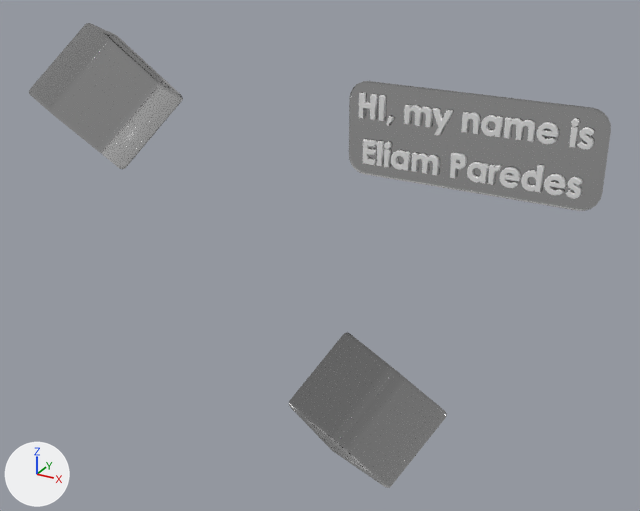
Before and after pictures for a commit that changed the glTF model resources/objs/home/obj.glb.
One viewpoint serves both versions: a 50 mm lens placed at (7.8, -22.59, 6.94), pointed at (-1.54, -5.61, -1.56). The lights are fixed; the arrows at lower left show +X, +Y and +Z. The picture after the commit comes second. Where no turn or scale is listed for an object, it has been applied to the vertices.

The scene before the commit, as lines of its bpy script (objects in view):
```python
mat_glass = principled_material('Glass')
mat_glass.base_color = (0.8, 0.8, 0.8)  # white #e7e7e7
mat_glass.roughness = 0.132
mat_glass.ior = 1.11
mat_glass.transmission_weight = 1.0
mat_material = principled_material('Material')
mat_material.base_color = (0.8, 0.8, 0.8)  # white #e7e7e7
mat_material.roughness = 1.0
me_cube = bpy.data.meshes.new('Cube')
me_cube.from_pydata(...)  # 96 vertices, 188 faces; spans x -1.54..1.54, y -1.65..1.65, z -1.38..1.38
me_cube.materials.append(mat_glass)  # white #e7e7e7
me_cube_001 = bpy.data.meshes.new('Cube.001')
me_cube_001.from_pydata(...)  # 192 vertices, 380 faces; spans x -3.69..3.69, y -0.1..0.1, z -1.45..1.31
me_cube_001.materials.append(mat_glass)  # white #e7e7e7
me_cube_002 = bpy.data.meshes.new('Cube.002')
me_cube_002.from_pydata(...)  # 96 vertices, 188 faces; spans x -1.54..1.54, y -1.65..1.65, z -1.38..1.38
me_cube_002.materials.append(mat_glass)  # white #e7e7e7
me_text = bpy.data.meshes.new('Text')
me_text.from_pydata(...)  # 38052 vertices, 76036 faces; spans x -3.31..3.35, y -0.11..0.11, z -1.07..1.03
me_text.materials.append(mat_material)  # white #e7e7e7
ob_cube = bpy.data.objects.new('Cube', me_cube)
ob_cube.location = (-5.04, -8.6, 2.53)
ob_cube_001 = bpy.data.objects.new('Cube.001', me_cube_001)
ob_cube_001.location = (0.0, 0.14, 0.0)
ob_cube_002 = bpy.data.objects.new('Cube.002', me_cube_002)
ob_cube_002.location = (1.07, -8.33, -3.47)
ob_text = bpy.data.objects.new('Text', me_text)
ob_text.location = (0.0, 0.0, 0.0)
```
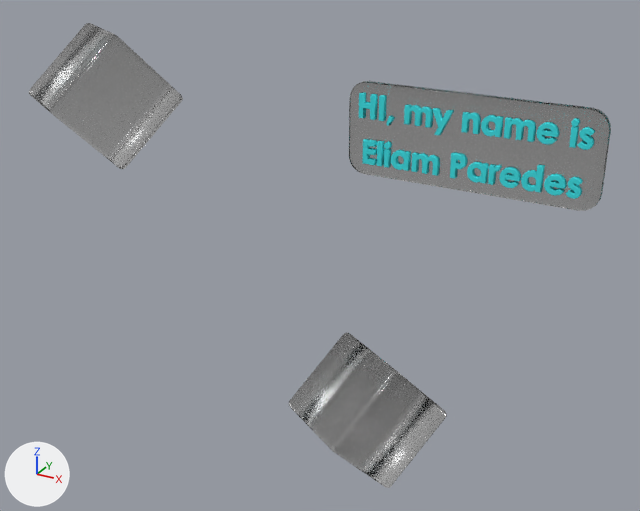
Boxes (x1, y1, x2, y2) around the edits, measured in the pictures (640 x 511 px):
'Cube.001', surface changed
    both: (349, 81, 611, 210)
'Cube.002', surface changed
    both: (289, 333, 447, 488)
'Text', recoloured (white to cyan)
    both: (359, 93, 595, 199)

What the commit changed:
Material 'Material' (mat_material) changes colour from white #e7e7e7 to cyan #3ce1e7; in linear values from (0.8, 0.8, 0.8) to (0.0453, 0.754, 0.8).
In material 'Glass' (mat_glass), ior goes from 1.11 to 1.61.
